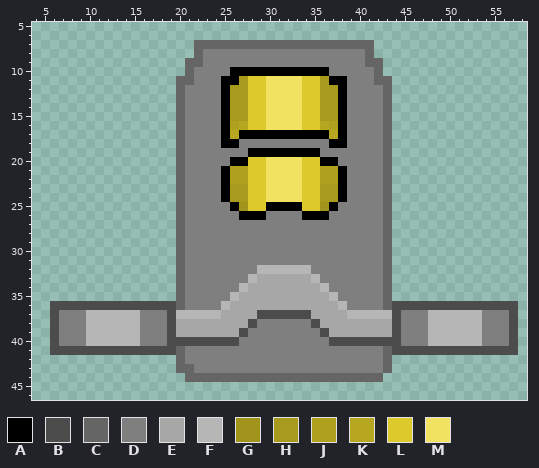
Edited in one commit: pixel-art sprite (project/Assets/Ship.png). Above is the file before it was changed.
The file is 64x64 pixels. Colours within 5 levels of each other are drawn and written as one. Shown: x 4..58, y 5..46.
Palette (. is transparent): A #000000  B #4c4c4c  C #656565  D #7f7f7f  E #a7a7a7  F #b6b6b6  G #a1941d  H #a89a1d  J #afa01e  K #b7a720  L #dcca2c  M #f1e261
Pixels before, first column x 6:
 7 ................CCCCCCCCCCCCCCCCCCCC................
 8 ................CDDDDDDDDDDDDDDDDDDC................
 9 ...............CCDDDDDDDDDDDDDDDDDDCC...............
10 ...............CDDDDAAAAAAAAAAADDDDDC...............
11 ..............CCDDDAAHLLMMMMLLHAADDDCC..............
12 ..............CDDDDAHHLLMMMMLLHHADDDDC..............
13 ..............CDDDDAHHLLMMMMLLHHADDDDC..............
14 ..............CDDDDAHHLLMMMMLLHHADDDDC..............
15 ..............CDDDDAHHLLMMMMLLHHADDDDC..............
16 ..............CDDDDAJKLLMMMMLLKJADDDDC..............
17 ..............CDDDDAKAAAAAAAAAAKADDDDC..............
18 ..............CDDDDAADDDDDDDDDDAADDDDC..............
19 ..............CDDDDDDDAAAAAAAADDDDDDDC..............
20 ..............CDDDDDAALLMMMMLLAADDDDDC..............
21 ..............CDDDDAJJLLMMMMLLJJADDDDC..............
22 ..............CDDDDAJJLLMMMMLLJJADDDDC..............
23 ..............CDDDDAHHLLMMMMLLHHADDDDC..............
24 ..............CDDDDAHHLLMMMMLLHHADDDDC..............
25 ..............CDDDDDAGLLAAAALLGADDDDDC..............
26 ..............CDDDDDDAAADDDDAAADDDDDDC..............
27 ..............CDDDDDDDDDDDDDDDDDDDDDDC..............
28 ..............CDDDDDDDDDDDDDDDDDDDDDDC..............
29 ..............CDDDDDDDDDDDDDDDDDDDDDDC..............
30 ..............CDDDDDDDDDDDDDDDDDDDDDDC..............
31 ..............CDDDDDDDDDDDDDDDDDDDDDDC..............
32 ..............CDDDDDDDDFFFFFFDDDDDDDDC..............
33 ..............CDDDDDDDFEEEEEEFDDDDDDDC..............
34 ..............CDDDDDDFEEEEEEEEFDDDDDDC..............
35 ..............CDDDDDFEEEEEEEEEEFDDDDDC..............
36 BBBBBBBBBBBBBBCDDDDFEEEEEEEEEEEEFDDDDCBBBBBBBBBBBBBB
37 BDDDFFFFFFDDDBFFFFFEEEEBBBBBBEEEEFFFFFBDDDFFFFFFDDDB
38 BDDDFFFFFFDDDBEEEEEEEEBDDDDDDBEEEEEEEEBDDDFFFFFFDDDB
39 BDDDFFFFFFDDDBEEEEEEEBDDDDDDDDBEEEEEEEBDDDFFFFFFDDDB
40 BDDDFFFFFFDDDBBBBBBBBDDDDDDDDDDBBBBBBBBDDDFFFFFFDDDB
41 BBBBBBBBBBBBBBCDDDDDDDDDDDDDDDDDDDDDDCBBBBBBBBBBBBBB
42 ..............CDDDDDDDDDDDDDDDDDDDDDDC..............
43 ..............CCDDDDDDDDDDDDDDDDDDDDDC..............
44 ...............CCCCCCCCCCCCCCCCCCCCCC...............
After the commit:
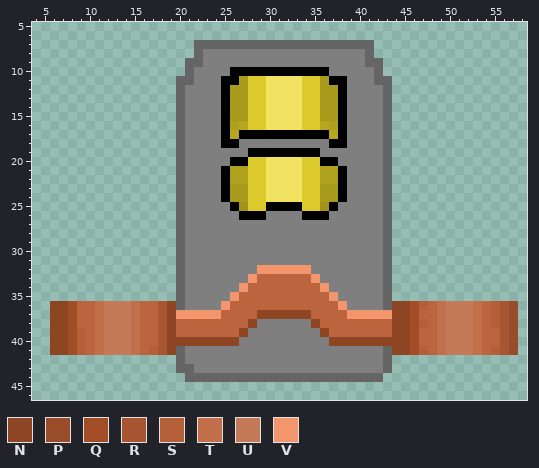
Colours new in this view: N #8e4524  P #994c2a  Q #a24d26  R #a85631  S #b55f39  T #c2704c  U #c47958  V #f4966d
The edit:
colour E: #a7a7a7 -> #bb643e
y 32: x 29..34 FFFFFF -> VVVVVV
y 33: x 28 F -> V; x 35 F -> V
y 34: x 27 F -> V; x 36 F -> V
y 35: x 26 F -> V; x 37 F -> V
y 36: x 6..19 BBBBBBBBBBBBBB -> NNQEETUUUTEERN; x 25 F -> V; x 38 F -> V; x 44..57 BBBBBBBBBBBBBB -> NNQSETUUUTESRP
y 37: x 6..24 BDDDFFFFFFDDDBFFFFF -> NNQEETUUUTEERNVVVVV; x 29..34 BBBBBB -> NNNNNN; x 39..57 FFFFFBDDDFFFFFFDDDB -> VVVVVNNQEETUUUTESRP
y 38: x 6..19 BDDDFFFFFFDDDB -> NNQEETUUUTEERN; x 28 B -> N; x 35 B -> N; x 44..57 BDDDFFFFFFDDDB -> NNQSETUUUTESRP
y 39: x 6..19 BDDDFFFFFFDDDB -> NNQSETUUUTEERN; x 27 B -> N; x 36 B -> N; x 44..57 BDDDFFFFFFDDDB -> NNQEETUUUTEERP
y 40: x 6..26 BDDDFFFFFFDDDBBBBBBBB -> NNQSETUUUTEERNNNNNNNN; x 37..57 BBBBBBBBDDDFFFFFFDDDB -> NNNNNNNNNQEETUUUTEERP
y 41: x 6..19 BBBBBBBBBBBBBB -> NNQSETUUUTESRN; x 44..57 BBBBBBBBBBBBBB -> NNQSETUUUTESRP
Changed places in both pictures, as pixel boxes (x1, y1, x2, y2):
changed: (50, 265, 518, 355)
